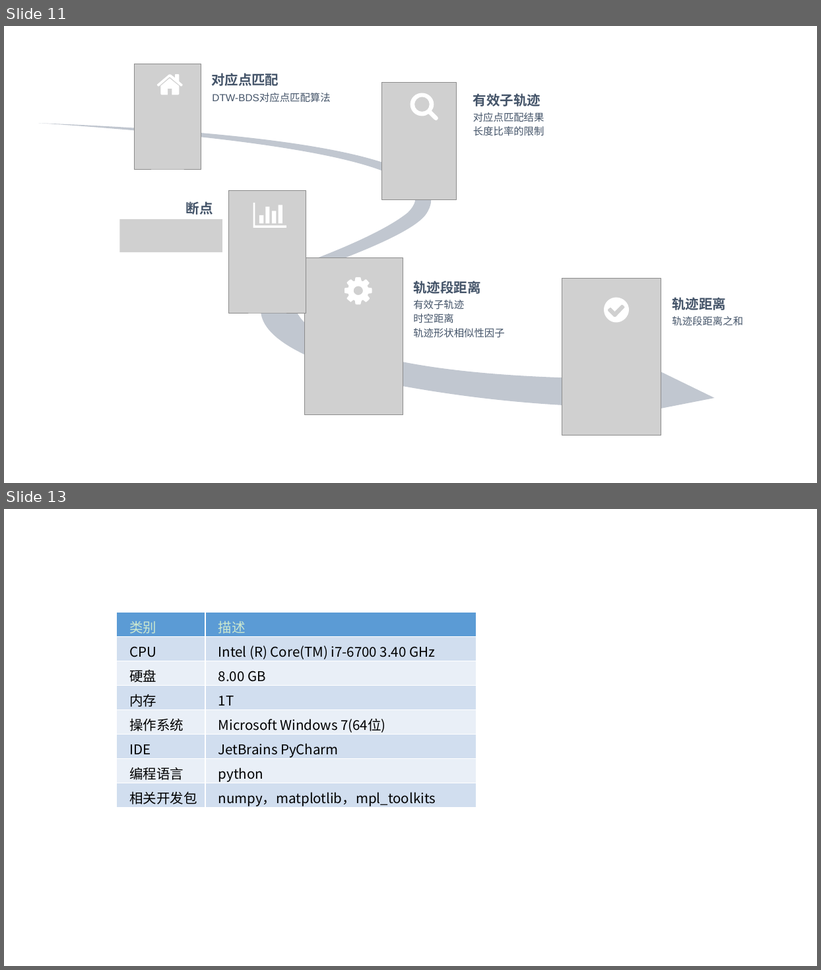
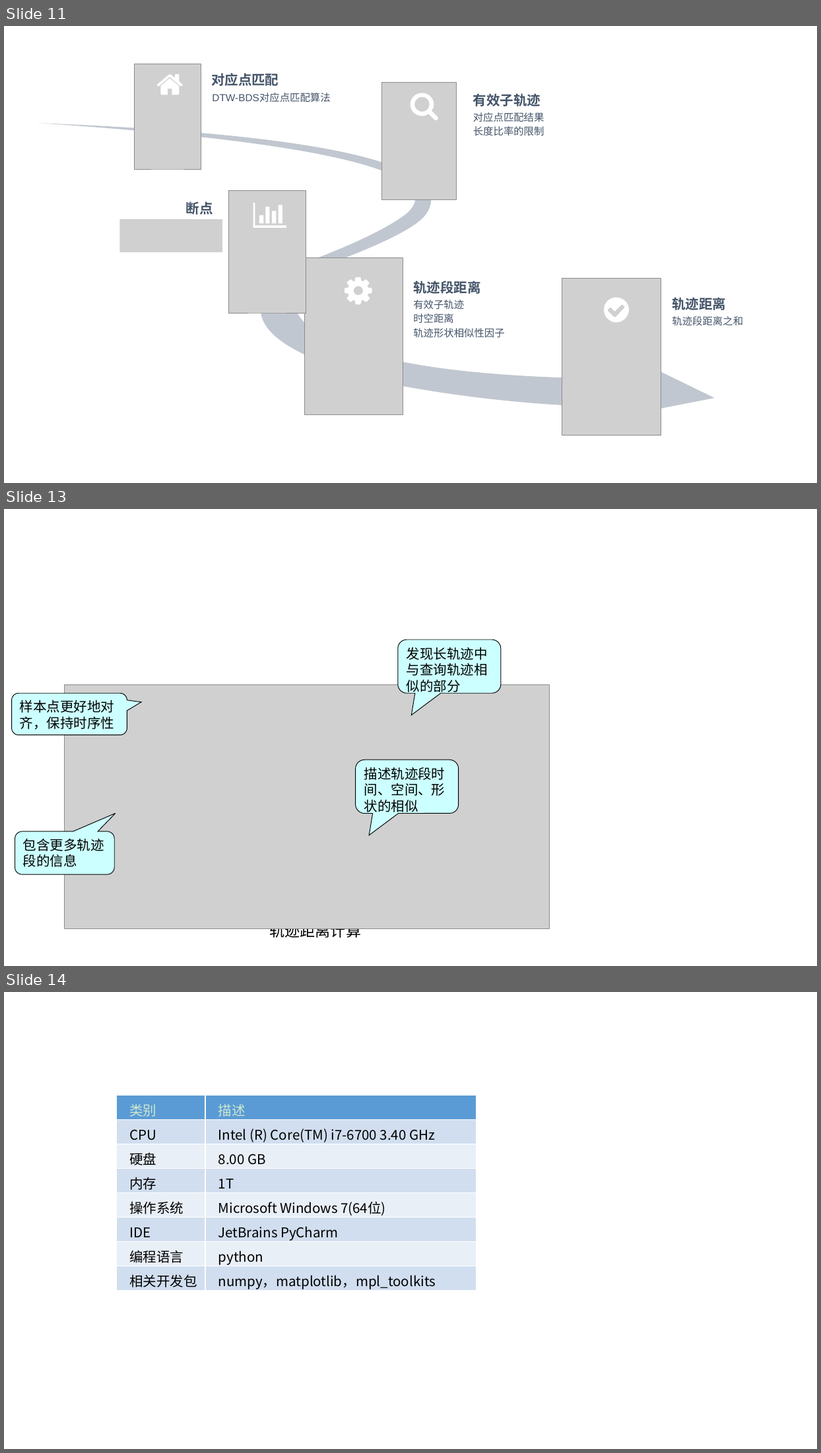
Before and after one commit to dingguangwei/biyelunwen, a slide deck: 素材-答辩.pptx. Shown one above the other, each under a label of ours: slides 11 and 13 before the commit, slides 11, 13 and 14 after it; the slides between them are not shown. The pictures are 821x970 and 821x1453 pixels, drawn with LibreOffice and Linux fonts; fonts in the diff are those of the drawing; grey boxes stand for pictures. Boxes give left, top, right and bottom in pixels: in the first picture for what was removed or moved away, otherwise in the second. Text is boxed around its words. In the diff, an @@ line names an element or a change of style, - is before the commit and + after.

```diff
--- a/素材-答辩.pptx
+++ b/素材-答辩.pptx
@@ slide 13 added at (x1=4, y1=509, x2=817, y2=966), background #CCE8CF @@
@@ group added at (x1=11, y1=640, x2=549, y2=941): 4 rounded speech boxes, 1 text, 1 picture @@
+轨迹距离计算
+样本点更好地对齐，保持时序性
+发现长轨迹中与查询轨迹相似的部分
+包含更多轨迹段的信息
+描述轨迹段时间、空间、形状的相似
@@ what was slide 13 is now slide 14 @@
```
Also in this commit, not shown: 1 slide changed, 6 other files.
